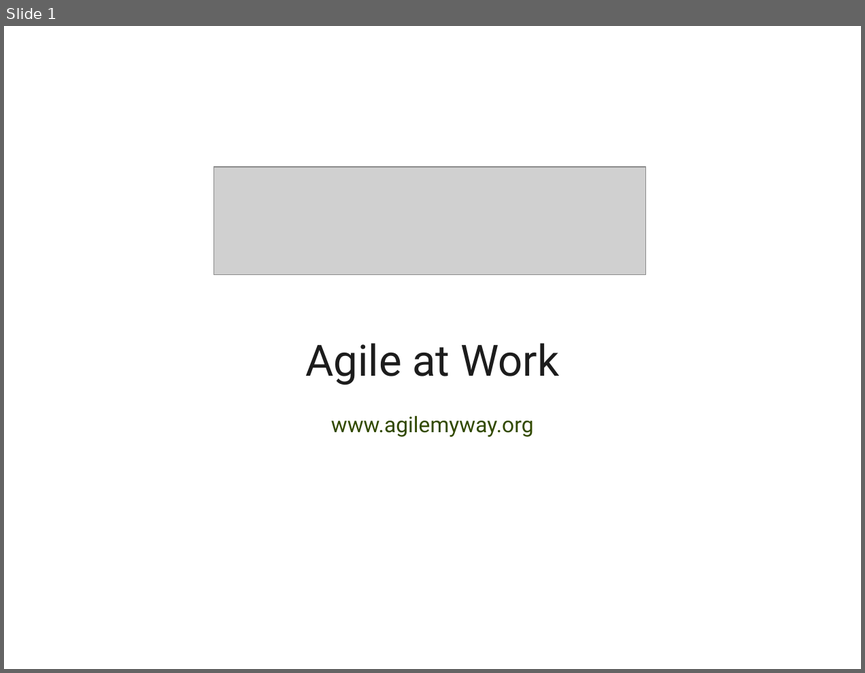
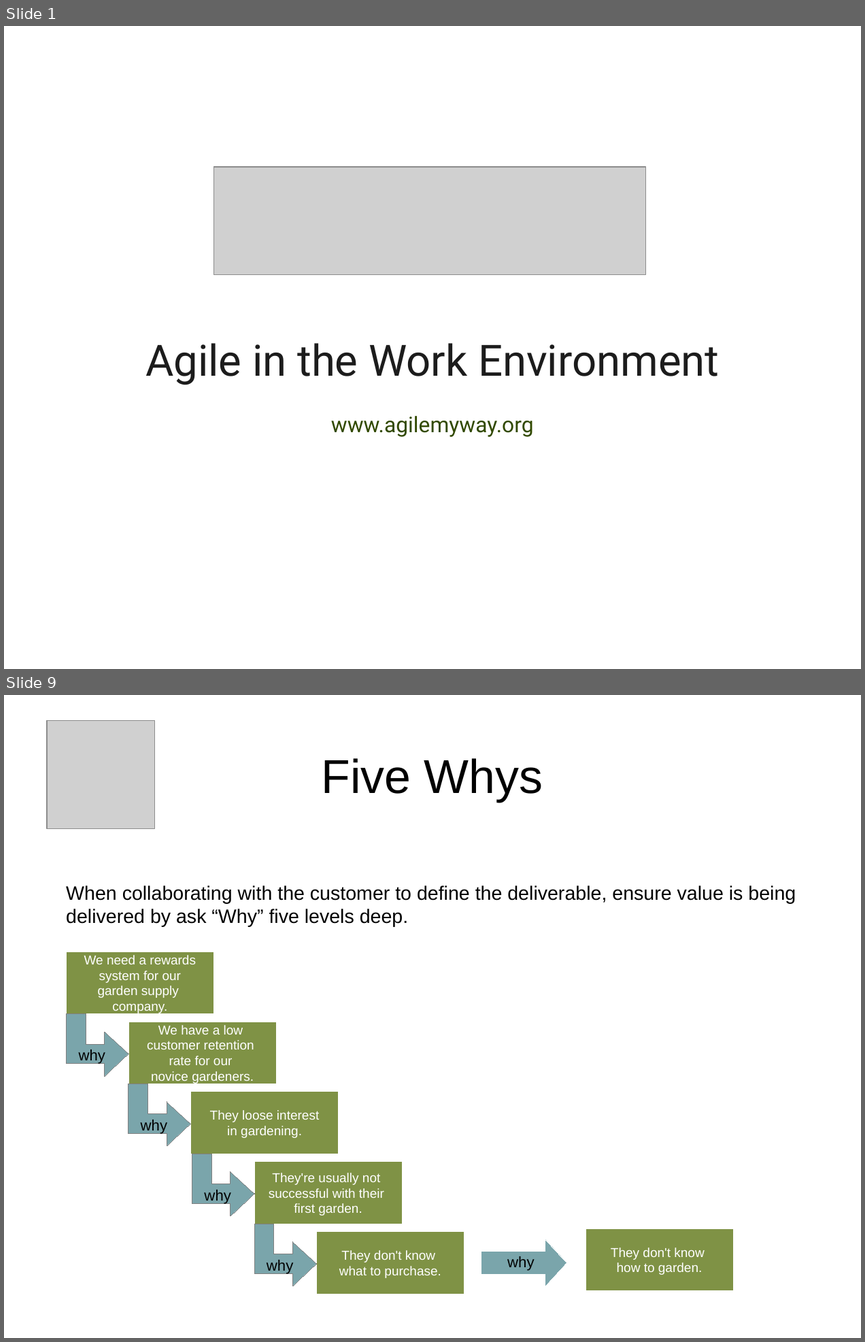
Before and after one commit to dsietz/agile-my-way, a slide deck: doc/Agile at Work.odp. Shown one above the other, each under a label of ours: slide 1 before the commit, slides 1 and 9 after it; the slides between them are not shown. The pictures are 865x673 and 865x1342 pixels, drawn with LibreOffice and Linux fonts; fonts in the diff are those of the drawing; grey boxes stand for pictures. Boxes give left, top, right and bottom in pixels: in the first picture for what was removed or moved away, otherwise in the second. Text is boxed around its words. In the diff, an @@ line names an element or a change of style, - is before the commit and + after.

Commit message:
added the Agile at Work presentation

```diff
--- a/doc/Agile at Work.odp
+++ b/doc/Agile at Work.odp
@@ slide 9 added at box(4, 695, 861, 1338), background #FFFFFF @@
@@ picture added at box(47, 721, 155, 829) @@
@@ title added at box(322, 758, 543, 802), 44 pt, text #000000 @@
+Five Whys
@@ text added at box(66, 885, 796, 927), 18 pt, text #000000 @@
+When collaborating with the customer to define the deliverable, ensure value is being delivered by ask “Why” five levels deep.
@@ rectangle added at box(66, 951, 214, 1014), fill #7F9245, outline #FFFFFF 0 pt, 12 pt, text #FFFFFF @@
+We need a rewards
+system for our
+garden supply
+company.
@@ freeform shape added at box(66, 1014, 128, 1076), fill #7AA5AB, outline #808080 0 pt @@
@@ rectangle added at box(128, 1021, 276, 1084), fill #7F9245, outline #FFFFFF 0 pt, 12 pt, text #FFFFFF @@
+We have a low
+customer retention
+rate for our
+novice gardeners.
@@ text added at box(79, 1049, 106, 1064), 14 pt, text #000000 @@
+why
@@ freeform shape added at box(128, 1084, 190, 1146), fill #7AA5AB, outline #808080 0 pt @@
@@ rectangle added at box(190, 1091, 339, 1154), fill #7F9245, outline #FFFFFF 0 pt, 12 pt, text #FFFFFF @@
+They loose interest
+in gardening.
@@ text added at box(141, 1119, 168, 1134), 14 pt, text #000000 @@
+why
@@ freeform shape added at box(192, 1154, 254, 1216), fill #7AA5AB, outline #808080 0 pt @@
@@ rectangle added at box(254, 1161, 402, 1223), fill #7F9245, outline #FFFFFF 0 pt, 12 pt, text #FFFFFF @@
+They're usually not
+successful with their
+first garden.
@@ text added at box(204, 1189, 231, 1204), 14 pt, text #000000 @@
+why
@@ freeform shape added at box(254, 1223, 317, 1286), fill #7AA5AB, outline #808080 0 pt @@
@@ rectangle added at box(317, 1232, 464, 1293), fill #7F9245, outline #FFFFFF 0 pt, 12 pt, text #FFFFFF @@
+They don't know
+what to purchase.
@@ right arrow added at box(481, 1239, 567, 1286), fill #7AA5AB, outline #FFFFFF 0 pt @@
@@ rectangle added at box(585, 1228, 733, 1291), fill #7F9245, outline #FFFFFF 0 pt, 12 pt, text #FFFFFF @@
+They don't know
+how to garden.
@@ text added at box(266, 1259, 294, 1274), 14 pt, text #000000 @@
+why
@@ text added at box(507, 1256, 534, 1270), 14 pt, text #000000 @@
+why
@@ slide 1 changed as well @@
@@ text at box(145, 343, 719, 385): text changed @@
-Agile at Work
+Agile in the Work Environment
```
Also in this commit, not shown: 1 other slide changed, 37 other slides added, 1 slide removed, 2 other files.
